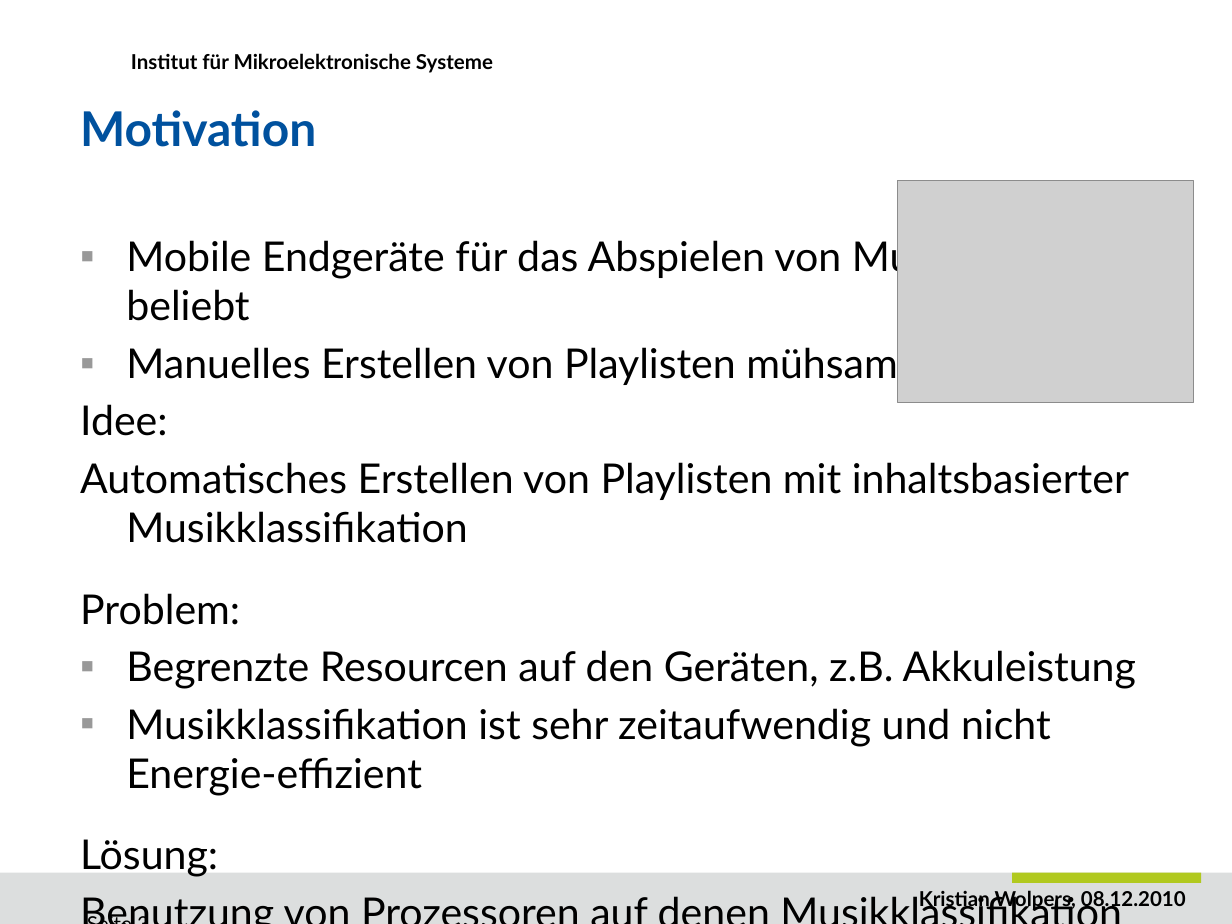
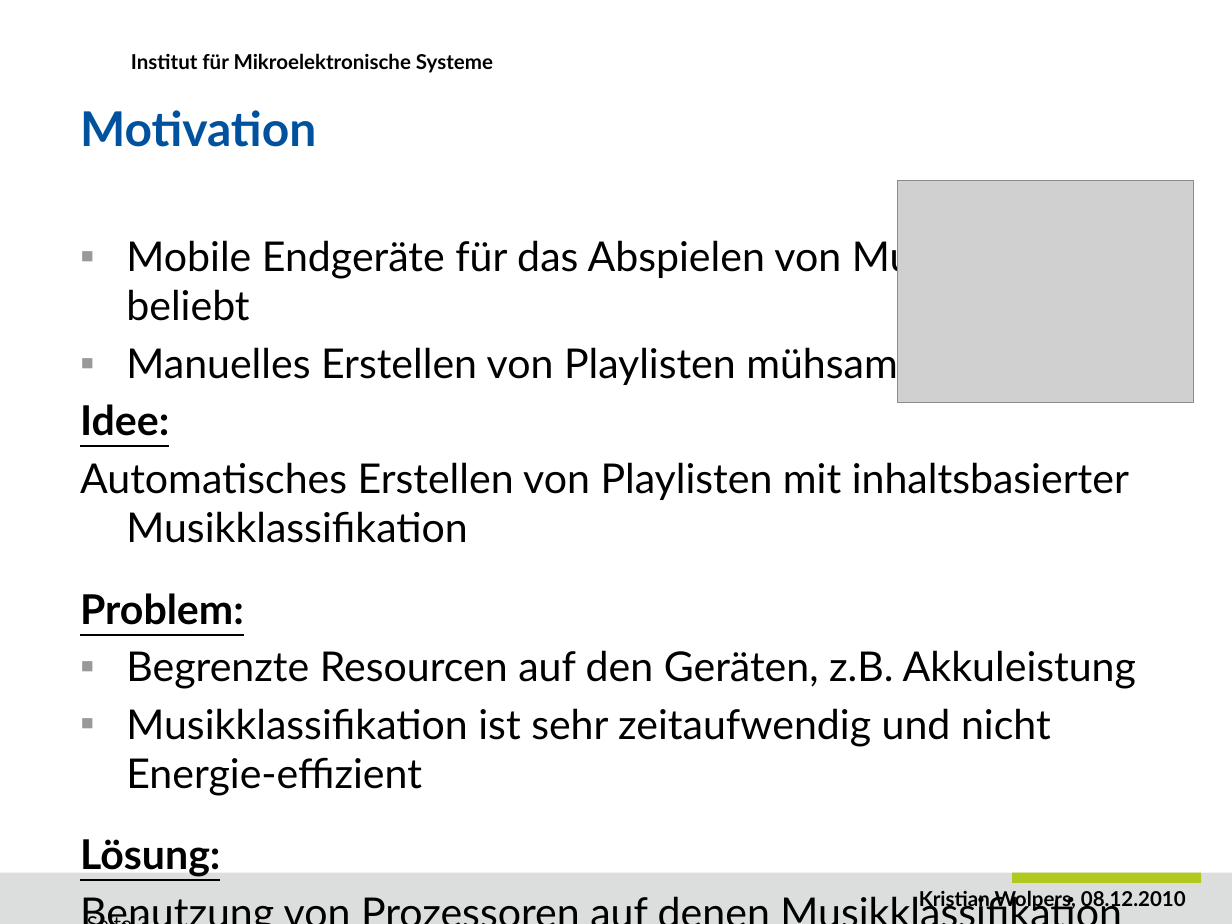
Before and after one commit to DuncanSin/Masterarbeit, a slide deck: slide 3 of Speech/Präsentation1.pptx. Drawn at 1232x924 pixels with LibreOffice and Linux fonts; fonts in the diff are those of the drawing; grey boxes stand for pictures; background and template pictures are left out. Boxes give left, top, right and bottom in pixels: in the first picture for what was removed or moved away, otherwise in the second. Text is boxed around its words. In the diff, an @@ line names an element or a change of style, - is before the commit and + after.

```diff
--- a/Speech/Präsentation1.pptx
+++ b/Speech/Präsentation1.pptx
@@ text at box(80, 404, 244, 877): bold on, underline on in "Idee:", "Problem:", "Lösung:" @@
```
Also in this commit, not shown: 1 other slide changed, 3 slides added, 3 other files.
